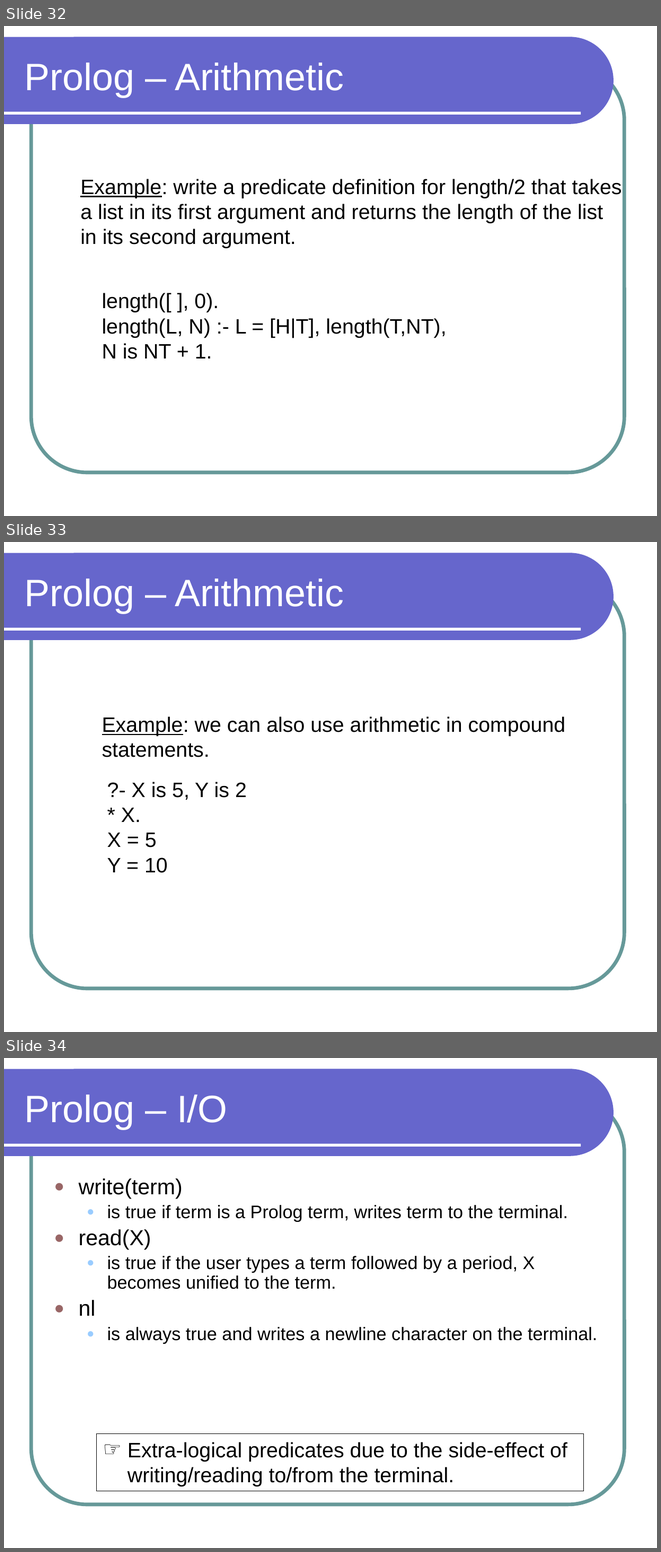
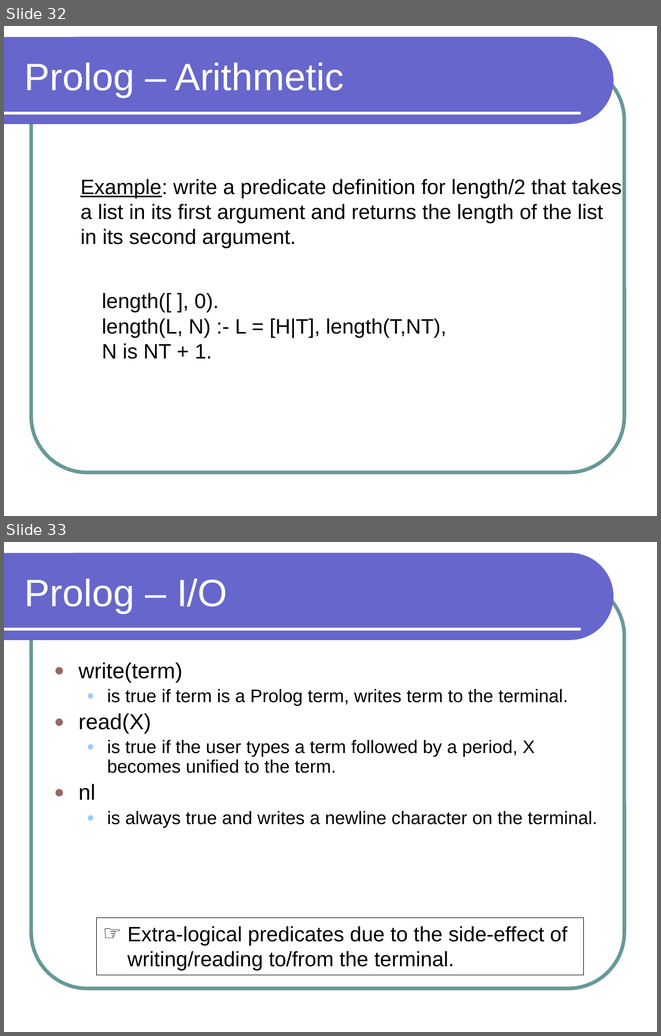
Before and after one commit to lutzhamel/phl-prolog, a slide deck: philosophy-prolog.pptx. Shown one above the other, each under a label of ours: slides 32, 33 and 34 before the commit, slides 32 and 33 after it. The pictures are 661x1552 and 661x1036 pixels, drawn with LibreOffice and Linux fonts; fonts in the diff are those of the drawing. Boxes give left, top, right and bottom in pixels: in the first picture for what was removed or moved away, otherwise in the second. Text is boxed around its words. In the diff, an @@ line names an element or a change of style, - is before the commit and + after.

```diff
--- a/philosophy-prolog.pptx
+++ b/philosophy-prolog.pptx
@@ slide 33 removed at (x1=4, y1=542, x2=657, y2=1032), background #FFFFFF; not listed: 3 template elements that a slide beside it also shows @@
@@ title removed at (x1=25, y1=579, x2=344, y2=613) @@
-Prolog – Arithmetic
@@ text removed at (x1=102, y1=716, x2=566, y2=757) @@
-Example: we can also use arithmetic in compound
-statements.
@@ text removed at (x1=107, y1=782, x2=247, y2=873) @@
-?- X is 5, Y is 2 * X.
-X = 5
-Y = 10
@@ what was slide 34 is now slide 33 @@
```
Also in this commit, not shown: 3 slides changed, 1 other slide removed, 3 other files.
